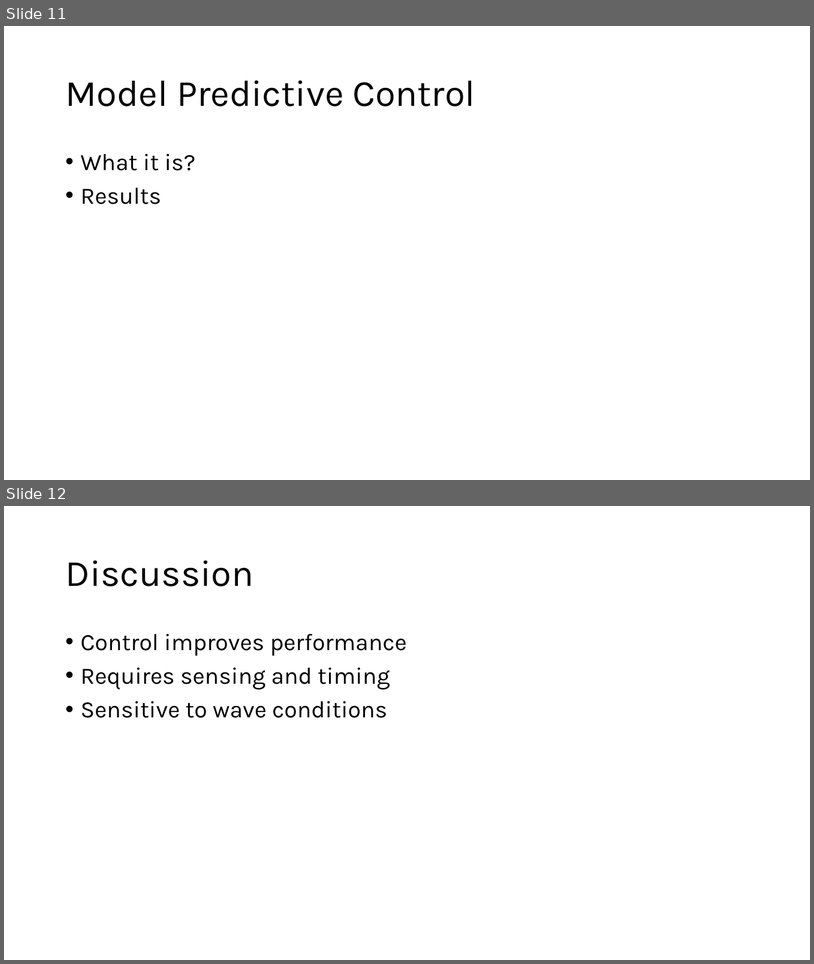
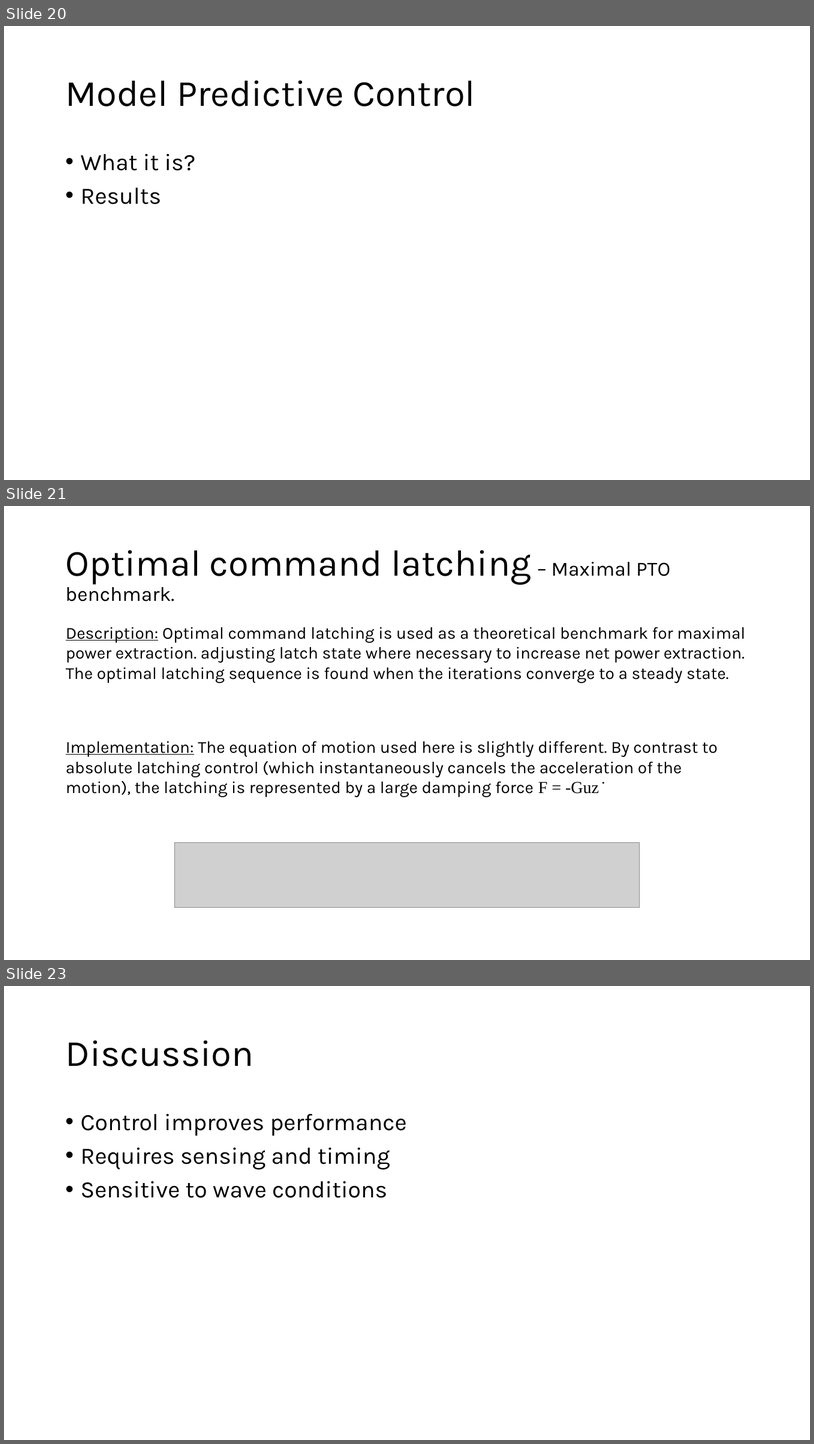
Before and after one commit to lbuckley-jpg/MDM2-Project-2, a slide deck: Presentation/wave_energy_presentation.pptx. Shown one above the other, each under a label of ours: slides 11 and 12 before the commit, slides 20, 21 and 23 after it; the slides between them are not shown. The pictures are 814x964 and 814x1444 pixels, drawn with LibreOffice and Linux fonts; fonts in the diff are those of the drawing; grey boxes stand for pictures. Boxes give left, top, right and bottom in pixels: in the first picture for what was removed or moved away, otherwise in the second. Text is boxed around its words. In the diff, an @@ line names an element or a change of style, - is before the commit and + after.

```diff
--- a/Presentation/wave_energy_presentation.pptx
+++ b/Presentation/wave_energy_presentation.pptx
@@ slide 21 added at [4, 506, 810, 960], background #FFFFFF @@
@@ title added at [65, 550, 671, 601], 44 pt, text #000000 @@
+Optimal command latching – Maximal PTO benchmark.
@@ text added at [66, 627, 746, 683], 20 pt, text #000000 @@
+Description: Optimal command latching is used as a theoretical benchmark for maximal power extraction. adjusting latch state where necessary to increase net power extraction. The optimal latching sequence is found when the iterations converge to a steady state.
@@ text added at [66, 741, 718, 797], 20 pt, text #000000 @@
+Implementation: The equation of motion used here is slightly different. By contrast to absolute latching control (which instantaneously cancels the acceleration of the motion), the latching is represented by a large damping force F = -Guz ̇
@@ picture added at [174, 843, 640, 907] @@
@@ what was slide 11 is now slide 20 @@
@@ what was slide 12 is now slide 23 @@
```
Also in this commit, not shown: 6 slides changed, 11 other slides added, 1 slide removed, 4 other files.
